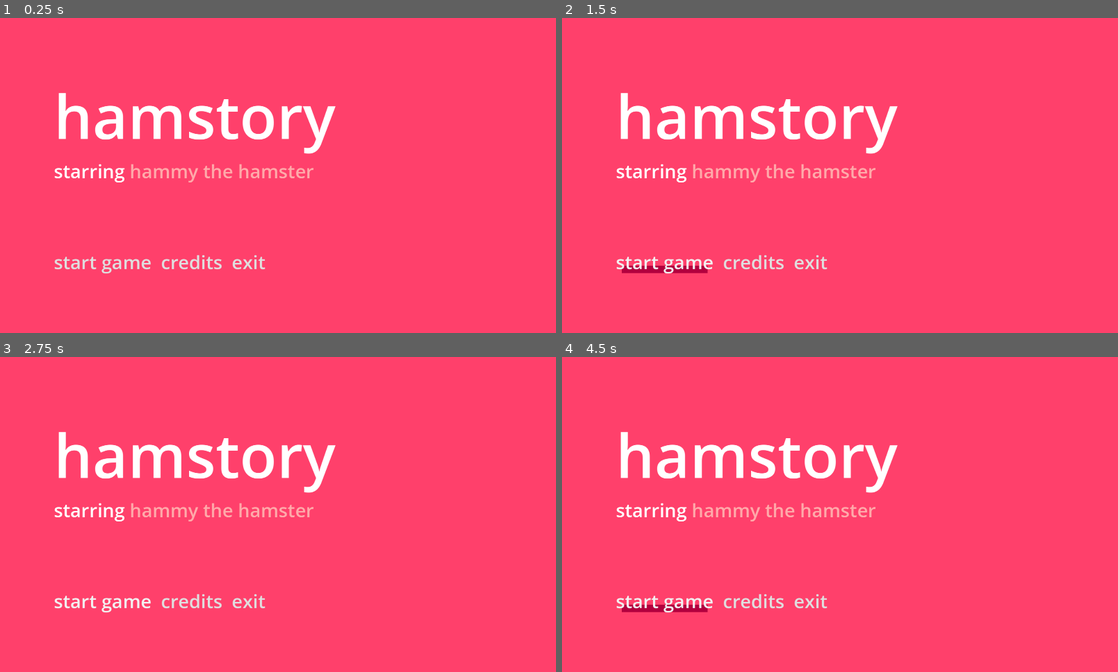
Above: before the commit, frames 1-4 (two rows, left to right).
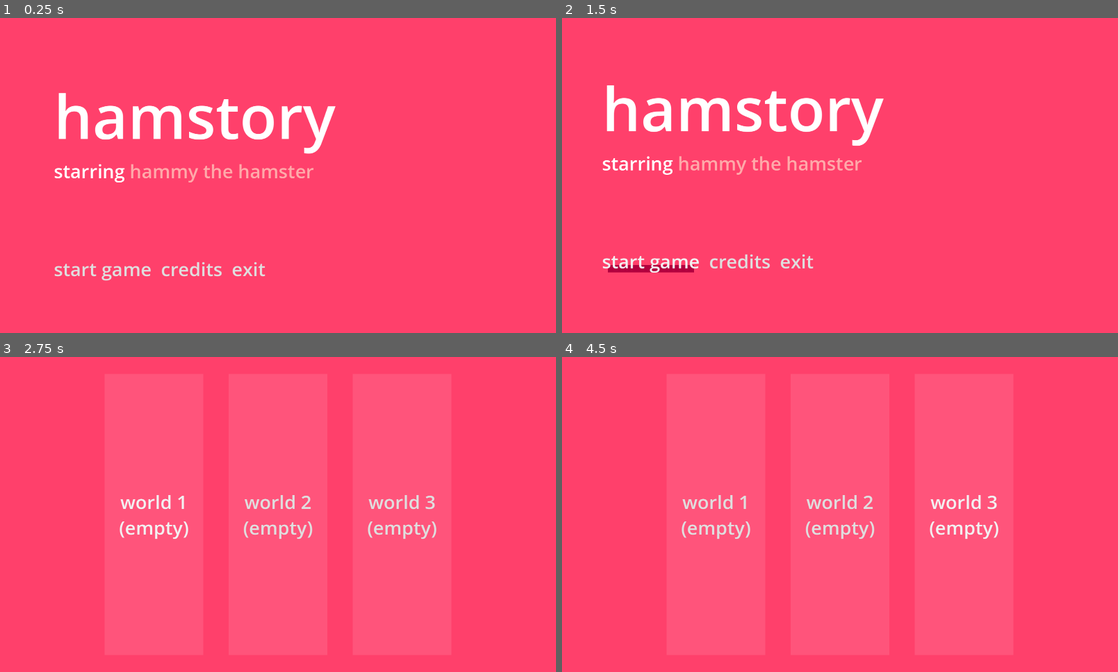
Above: after the commit, the same moments.

Repository: illogicalapple/hamstory
Game: Godot game, scene res://src/menu/main_menu.tscn
Two runs of this game, one before a commit and one after it. Both use one fixed random seed, a clock stepped at 60 frames per second and the inputs below. Sound files missing from this copy of the repository are replaced by a short silence.
Inputs (mouse positions are in pixels of both pictures, inside the frame that each line leads up to):
- Up to frame 1 (0.25 s): no input
- Up to frame 2 (1.5 s): click "credits" at 0.5 s; click "start game" at 1.25 s
- Up to frame 3 (2.75 s): click (227, 555) at 2 s, where only the run after the commit has a clickable "world 1 (empty)"
- Up to frame 4 (4.5 s): click (840, 514) at 2.75 s, where only the run after the commit has a clickable "world 2 (empty)"; click (962, 514) at 3.5 s, where only the run after the commit has a clickable "world 3 (empty)"; click (662, 599) at 4.25 s, where only the run before the commit has a clickable "start game"

The runs differ from the first frame. In frame 1, 1.0% of the frame differs, in the area x 9-48%, y 75-84%; in frame 2, 6.6%, in the area x 7-61%, y 21-82%; in frame 3, 5.3%; in frame 4, 5.6%.

Commit message:
transition

Diff:
--- a/src/menu/main_menu.gd
+++ b/src/menu/main_menu.gd
@@ -1 +1,10 @@
 extends Control
+
+func to_screen(coordinates: Vector2i):
+	var tween: Tween = create_tween()
+	tween.tween_property($Camera2D, "position", Vector2(coordinates.x * 1920, coordinates.y * 1080), 1.0).set_trans(Tween.TRANS_CUBIC).set_ease(Tween.EASE_IN_OUT)
+
+
+
+func _on_start_pressed():
+	to_screen(Vector2(1, 1))
--- a/src/menu/main_menu.tscn
+++ b/src/menu/main_menu.tscn
@@ -1,9 +1,14 @@
-[gd_scene load_steps=5 format=3 uid="uid://5a73gco1r63v"]
+[gd_scene load_steps=6 format=3 uid="uid://5a73gco1r63v"]
 
 [ext_resource type="Theme" uid="uid://de58itubqysea" path="res://resources/main_theme.tres" id="1_qqqwu"]
 [ext_resource type="Script" path="res://src/menu/main_menu.gd" id="2_33mmf"]
 [ext_resource type="PackedScene" uid="uid://64tqlsigrl0t" path="res://src/components/select_button.tscn" id="2_md4ge"]
 [ext_resource type="AudioStream" uid="uid://bh5yao3xo2rw8" path="res://src/assets/sound/music/menu_music.mp3" id="4_0g0ct"]
+
+[sub_resource type="StyleBoxFlat" id="StyleBoxFlat_3trfc"]
+bg_color = Color(1, 1, 1, 0.105882)
+expand_margin_left = 50.0
+expand_margin_right = 50.0
 
 [node name="MainMenu" type="Control"]
 layout_mode = 3
@@ -15,20 +20,28 @@
 theme = ExtResource("1_qqqwu")
 script = ExtResource("2_33mmf")
 
-[node name="Things" type="VBoxContainer" parent="."]
+[node name="MainScreen" type="Control" parent="."]
+layout_mode = 1
+anchors_preset = 15
+anchor_right = 1.0
+anchor_bottom = 1.0
+grow_horizontal = 2
+grow_vertical = 2
+
+[node name="Things" type="VBoxContainer" parent="MainScreen"]
 layout_mode = 1
 offset_left = 184.0
 offset_top = 192.0
 offset_right = 1370.0
 offset_bottom = 636.0
 
-[node name="Title" type="Label" parent="Things"]
+[node name="Title" type="Label" parent="MainScreen/Things"]
 layout_mode = 2
 theme = ExtResource("1_qqqwu")
 theme_override_font_sizes/font_size = 208
 text = "hamstory"
 
-[node name="Thingy" type="RichTextLabel" parent="Things"]
+[node name="Thingy" type="RichTextLabel" parent="MainScreen/Things"]
 layout_mode = 2
 theme = ExtResource("1_qqqwu")
 theme_override_font_sizes/normal_font_size = 64
@@ -38,33 +51,80 @@
 scroll_active = false
 autowrap_mode = 0
 
-[node name="Options" type="HBoxContainer" parent="."]
+[node name="Options" type="HBoxContainer" parent="MainScreen"]
 layout_mode = 1
-anchors_preset = 12
+anchors_preset = 2
 anchor_top = 1.0
-anchor_right = 1.0
 anchor_bottom = 1.0
 offset_left = 184.0
-offset_top = -267.0
-offset_right = 74.0
-offset_bottom = -200.0
-grow_horizontal = 2
+offset_top = -264.0
+offset_right = 908.0
+offset_bottom = -176.0
 grow_vertical = 0
 
-[node name="Start" parent="Options" instance=ExtResource("2_md4ge")]
+[node name="Start" parent="MainScreen/Options" instance=ExtResource("2_md4ge")]
 layout_mode = 2
 text = "start game"
 
-[node name="Credits" parent="Options" instance=ExtResource("2_md4ge")]
+[node name="Credits" parent="MainScreen/Options" instance=ExtResource("2_md4ge")]
 layout_mode = 2
 text = "credits"
 
-[node name="Exit" parent="Options" instance=ExtResource("2_md4ge")]
+[node name="Exit" parent="MainScreen/Options" instance=ExtResource("2_md4ge")]
 layout_mode = 2
 text = "exit"
+
+[node name="WorldSelector" type="Control" parent="."]
+layout_mode = 1
+anchors_preset = 15
+anchor_right = 1.0
+anchor_bottom = 1.0
+offset_left = 1920.0
+offset_top = 1080.0
+offset_right = 1920.0
+offset_bottom = 1080.0
+grow_horizontal = 2
+grow_vertical = 2
+
+[node name="Options" type="HBoxContainer" parent="WorldSelector"]
+layout_mode = 1
+anchors_preset = 8
+anchor_left = 0.5
+anchor_top = 0.5
+anchor_right = 0.5
+anchor_bottom = 0.5
+offset_left = -118.5
+offset_top = -482.0
+offset_right = 118.5
+offset_bottom = 482.0
+grow_horizontal = 2
+grow_vertical = 2
+theme_override_constants/separation = 186
+
+[node name="World1" type="Button" parent="WorldSelector/Options"]
+layout_mode = 2
+theme_override_styles/normal = SubResource("StyleBoxFlat_3trfc")
+text = "world 1
+(empty)"
+
+[node name="World2" type="Button" parent="WorldSelector/Options"]
+layout_mode = 2
+theme_override_styles/normal = SubResource("StyleBoxFlat_3trfc")
+text = "world 2
+(empty)"
+
+[node name="World3" type="Button" parent="WorldSelector/Options"]
+layout_mode = 2
+theme_override_styles/normal = SubResource("StyleBoxFlat_3trfc")
+text = "world 3
+(empty)"
 
 [node name="AudioStreamPlayer" type="AudioStreamPlayer" parent="."]
 stream = ExtResource("4_0g0ct")
 autoplay = true
 
+[node name="Camera2D" type="Camera2D" parent="."]
+anchor_mode = 0
+
+[connection signal="pressed" from="MainScreen/Options/Start" to="." method="_on_start_pressed"]
 [connection signal="finished" from="AudioStreamPlayer" to="." method="_on_audio_stream_player_finished"]
